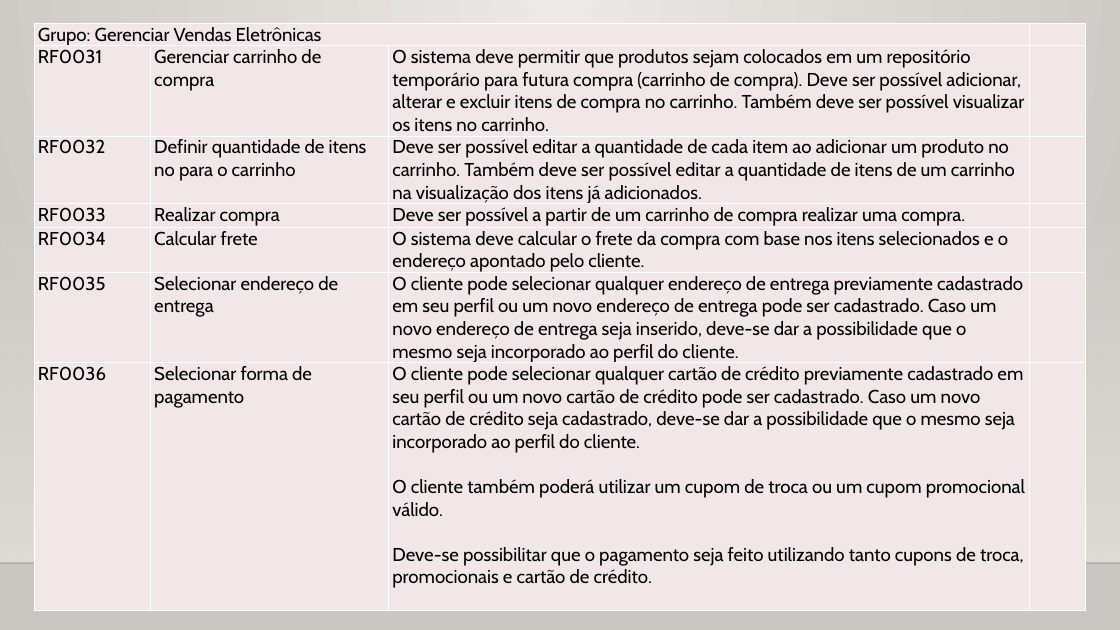
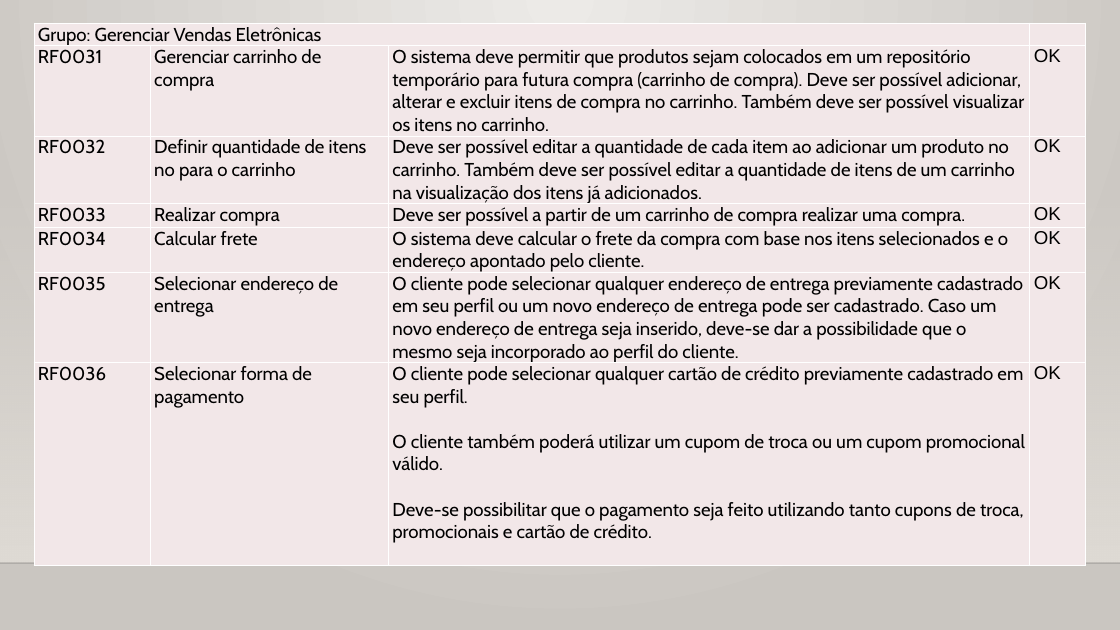
Before and after one commit to gabriellima09/DrinkIt, a slide deck: slide 4 of DrinkIt.WebApp/Artifacts/Documentação do projeto.pptx. Drawn at 1120x630 pixels with LibreOffice and Linux fonts; fonts in the diff are those of the drawing; background and template pictures are left out. Boxes give left, top, right and bottom in pixels: in the first picture for what was removed or moved away, otherwise in the second. Text is boxed around its words. In the diff, an @@ line names an element or a change of style, - is before the commit and + after.

```diff
--- a/DrinkIt.WebApp/Artifacts/Documentação do projeto.pptx
+++ b/DrinkIt.WebApp/Artifacts/Documentação do projeto.pptx
@@ table at (34,24,1087,563) @@
-row 2, column 4: 
+row 2, column 4: OK
-row 3, column 4: 
+row 3, column 4: OK
-row 4, column 4: 
+row 4, column 4: OK
-row 5, column 4: 
+row 5, column 4: OK
-row 6, column 4: 
+row 6, column 4: OK
-row 7, column 3: O cliente pode selecionar qualquer cartão de crédito previamente cadastrado em seu perfil ou um novo cartão de crédito pode ser cadastrado. Caso um novo cartão de crédito seja cadastrado, deve-se dar a possibilidade que o mesmo seja incorporado ao perfil do cliente. / O cliente também poderá utilizar um cupom de troca ou um cupom promocional válido. / Deve-se possibilitar que o pagamento seja feito utilizando tanto cupons de troca, promocionais e cartão de crédito.
+row 7, column 3: O cliente pode selecionar qualquer cartão de crédito previamente cadastrado em seu perfil. / O cliente também poderá utilizar um cupom de troca ou um cupom promocional válido. / Deve-se possibilitar que o pagamento seja feito utilizando tanto cupons de troca, promocionais e cartão de crédito.
-row 7, column 4: 
+row 7, column 4: OK
```
Also in this commit, not shown: 14 other slides changed.
